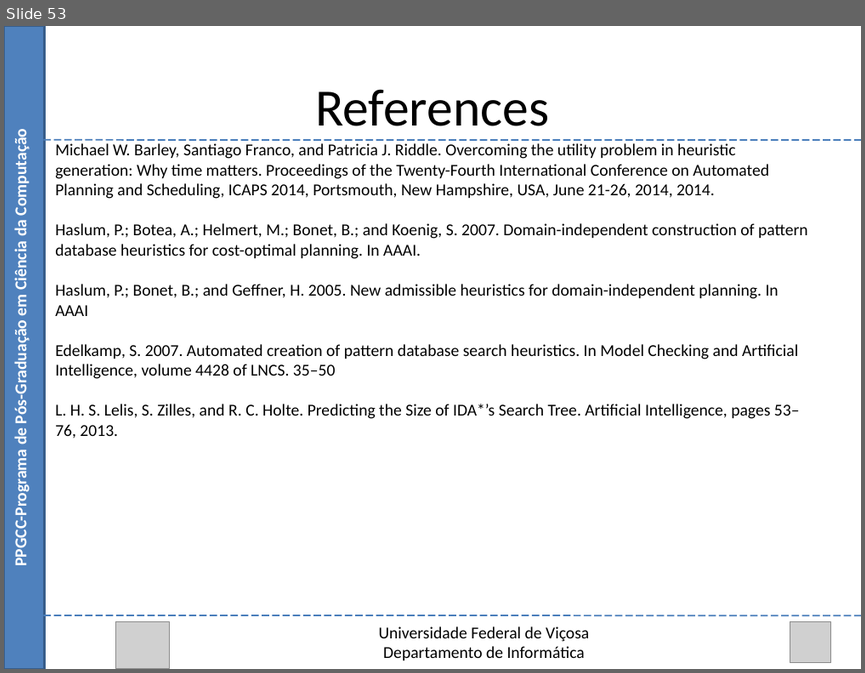
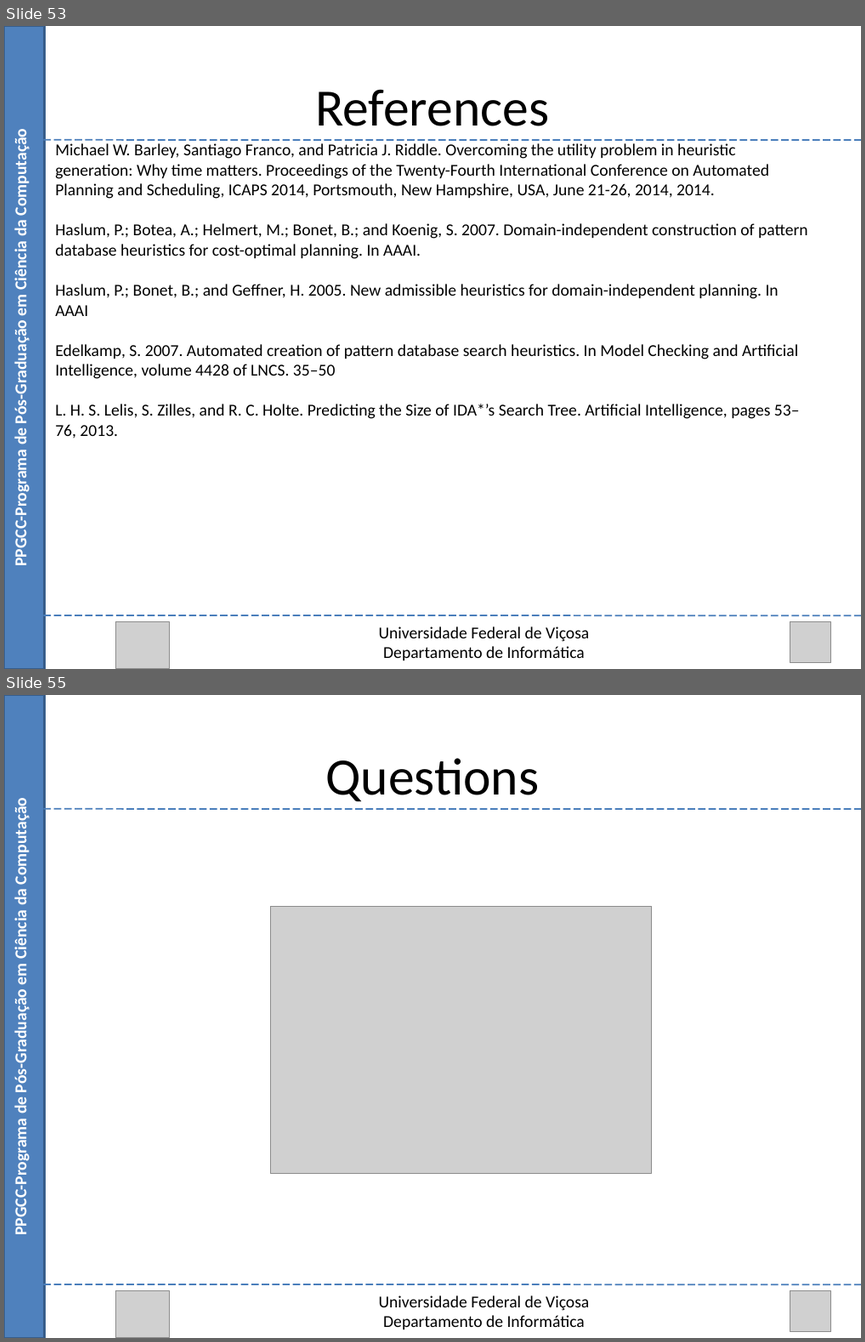
Before and after one commit to Marvinsky/research-marvin, a slide deck: latex/odp/selection heuristics.odp. Shown one above the other, each under a label of ours: slide 53 before the commit, slides 53 and 55 after it; the slides between them are not shown. The pictures are 865x673 and 865x1342 pixels, drawn with LibreOffice and Linux fonts; fonts in the diff are those of the drawing; grey boxes stand for pictures. Boxes give left, top, right and bottom in pixels: in the first picture for what was removed or moved away, otherwise in the second. Text is boxed around its words. In the diff, an @@ line names an element or a change of style, - is before the commit and + after.

```diff
--- a/latex/odp/selection heuristics.odp
+++ b/latex/odp/selection heuristics.odp
@@ slide 55 added at (x1=4, y1=695, x2=861, y2=1338), background #FFFFFF @@
@@ rectangle added at (x1=4, y1=695, x2=44, y2=1338), fill #4F81BD, outline #385D8A 2.01 pt @@
@@ text added at (x1=325, y1=758, x2=539, y2=801), 44 pt, text #000000 @@
+Questions
@@ text added at (x1=11, y1=805, x2=31, y2=1231), 14 pt, text #FFFFFF, bold @@
+PPGCC-Programa de Pós-Graduação em Ciência da Computação
@@ line added from (44, 809) to (861, 809), #4A7EBB 1.25 pt @@
@@ picture added at (x1=270, y1=906, x2=652, y2=1172) @@
@@ line added from (44, 1285) to (861, 1285), #4A7EBB 1.25 pt @@
@@ picture added at (x1=115, y1=1291, x2=169, y2=1338) @@
@@ text added at (x1=379, y1=1295, x2=589, y2=1329), 14 pt, text #000000 @@
+Universidade Federal de Viçosa
+Departamento de Informática
@@ picture added at (x1=789, y1=1291, x2=831, y2=1331) @@
```
Also in this commit, not shown: 5 slides changed, 1 other slide added, 10 other files.
